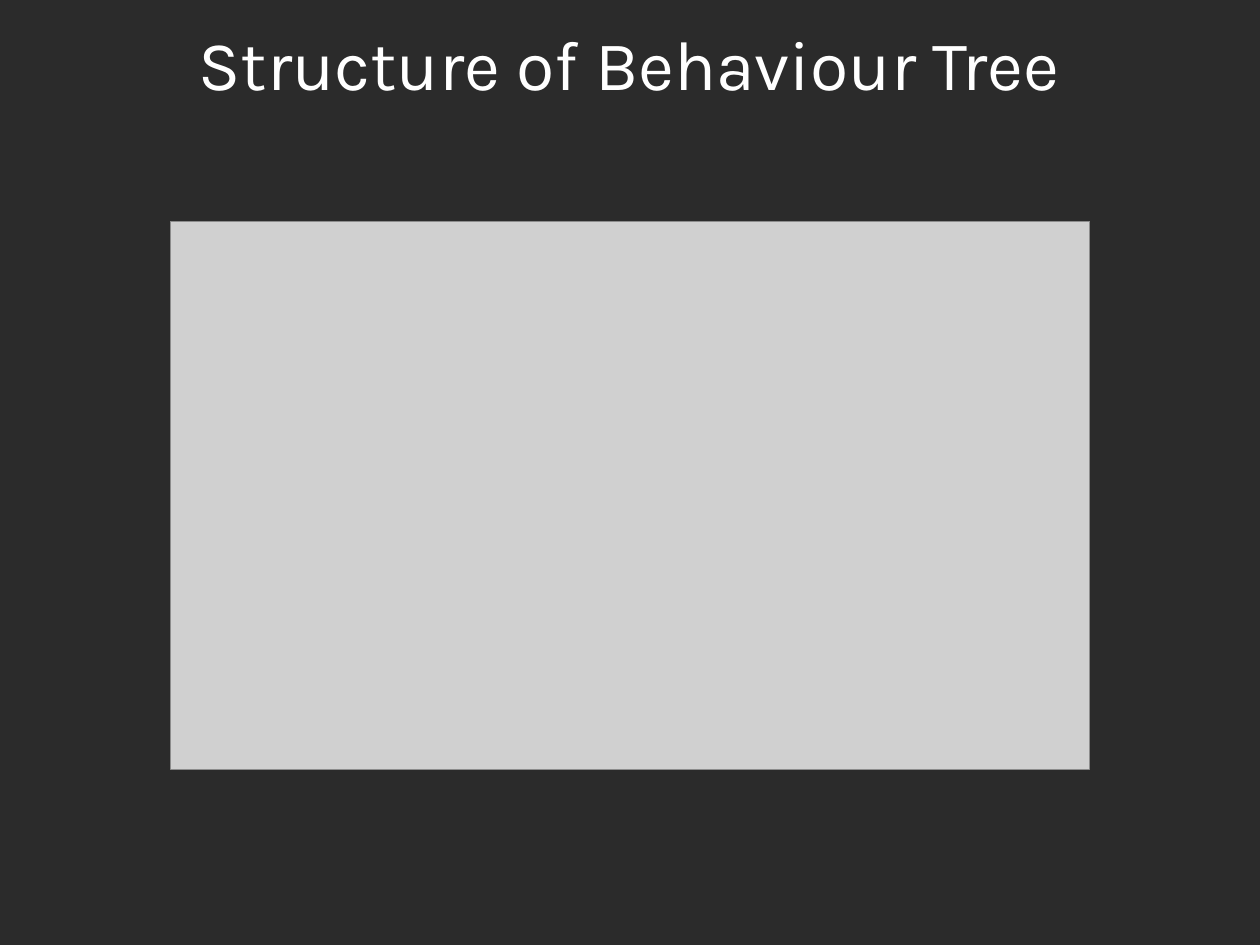
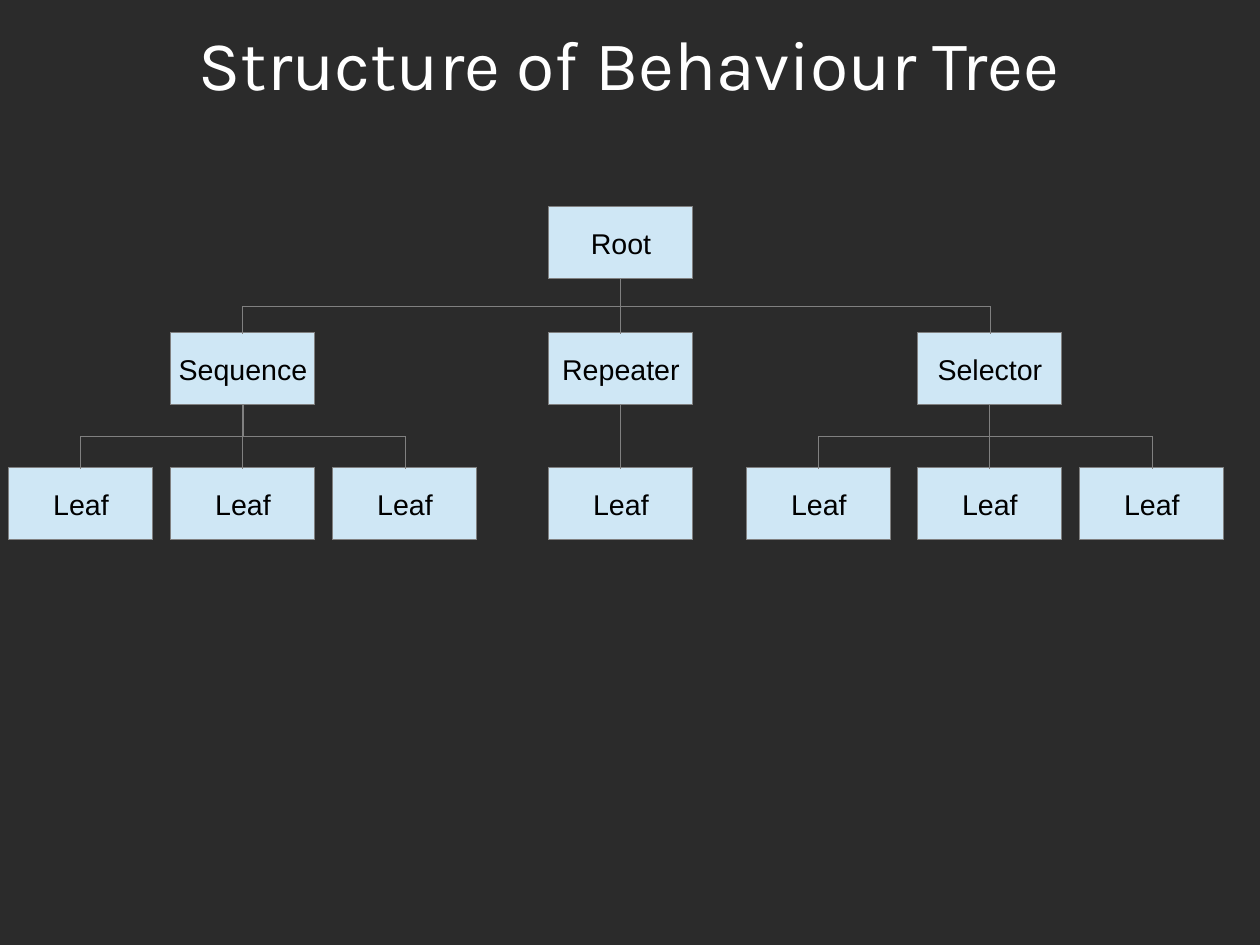
Before and after one commit to expee/AI_BehaviourTreeTest, a slide deck: slide 5 of Docs/BT_Presentation.odp (slide 6 before the commit). Drawn at 1260x945 pixels with LibreOffice and Linux fonts; fonts in the diff are those of the drawing; grey boxes stand for pictures; background and template pictures are left out; a plain dark background stands for a picture behind light text. Boxes give left, top, right and bottom in pixels: in the first picture for what was removed or moved away, otherwise in the second. Text is boxed around its words. In the diff, an @@ line names an element or a change of style, - is before the commit and + after.

Commit message:
Fix Nodes, removing Force Checking and change the SequenceNode and SelectorNode logic SequenceNode and SelectorNode now always start from its first child no matter if other child is running or not For sequence node this is to make the AI always check required conditions first before resuming its action Weird functionality may occur if the tree is not appropriately arranged

```diff
--- a/Docs/BT_Presentation.odp
+++ b/Docs/BT_Presentation.odp
@@ rectangle added at (549, 207, 693, 279), fill #CFE7F5, outline #808080 0 pt, 18 pt, text #000000 @@
+Root
@@ picture removed at (170, 221, 1090, 769) @@
@@ elbow line added from (621, 279) to (244, 333), #808080 0 pt @@
@@ elbow line added from (621, 333) to (621, 279), #808080 0 pt @@
@@ elbow line added from (621, 279) to (990, 333), #808080 0 pt @@
@@ rectangle added at (172, 333, 316, 405), fill #CFE7F5, outline #808080 0 pt, 18 pt, text #000000 @@
+Sequence
@@ rectangle added at (549, 333, 693, 405), fill #CFE7F5, outline #808080 0 pt, 18 pt, text #000000 @@
+Repeater
@@ rectangle added at (918, 333, 1062, 405), fill #CFE7F5, outline #808080 0 pt, 18 pt, text #000000 @@
+Selector
@@ elbow line added from (244, 405) to (81, 468), #808080 0 pt @@
@@ elbow line added from (244, 468) to (244, 405), #808080 0 pt @@
@@ elbow line added from (244, 405) to (405, 468), #808080 0 pt @@
@@ elbow line added from (621, 468) to (621, 405), #808080 0 pt @@
@@ elbow line added from (990, 405) to (820, 468), #808080 0 pt @@
@@ elbow line added from (990, 468) to (990, 405), #808080 0 pt @@
@@ elbow line added from (990, 405) to (1153, 468), #808080 0 pt @@
@@ rectangle added at (9, 468, 153, 540), fill #CFE7F5, outline #808080 0 pt, 18 pt, text #000000 @@
+Leaf
@@ rectangle added at (172, 468, 316, 540), fill #CFE7F5, outline #808080 0 pt, 18 pt, text #000000 @@
+Leaf
@@ rectangle added at (333, 468, 477, 540), fill #CFE7F5, outline #808080 0 pt, 18 pt, text #000000 @@
+Leaf
@@ rectangle added at (549, 468, 693, 540), fill #CFE7F5, outline #808080 0 pt, 18 pt, text #000000 @@
+Leaf
@@ rectangle added at (748, 468, 892, 540), fill #CFE7F5, outline #808080 0 pt, 18 pt, text #000000 @@
+Leaf
@@ rectangle added at (918, 468, 1062, 540), fill #CFE7F5, outline #808080 0 pt, 18 pt, text #000000 @@
+Leaf
@@ rectangle added at (1080, 468, 1225, 540), fill #CFE7F5, outline #808080 0 pt, 18 pt, text #000000 @@
+Leaf
```
Also in this commit, not shown: 12 other slides changed, 34 slides added, 7 other files.
